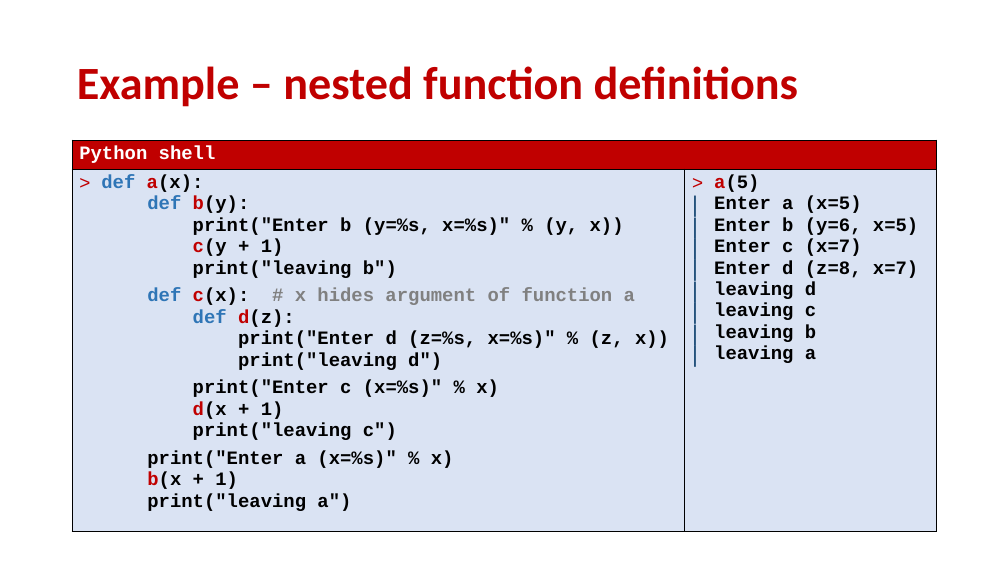
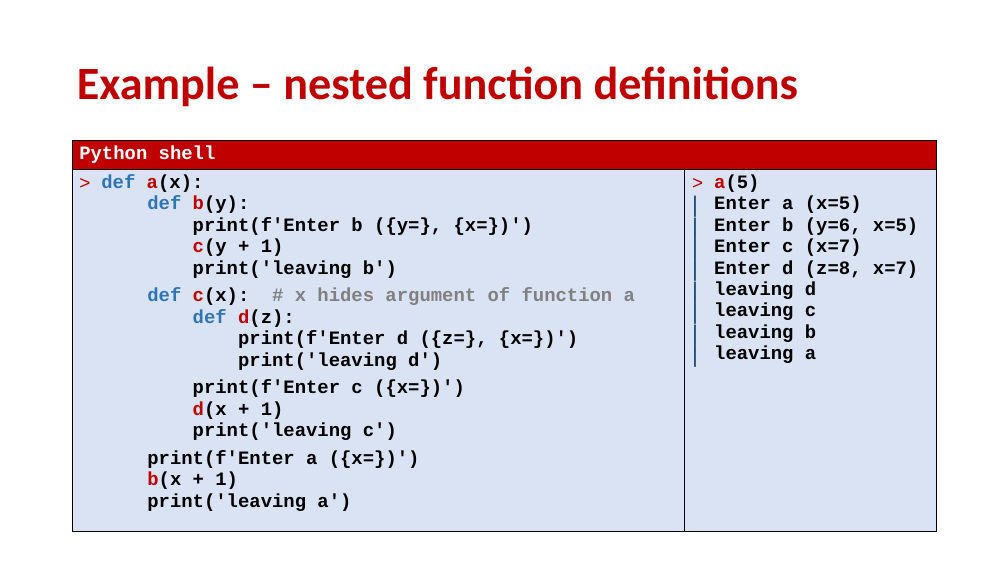
Before and after one commit to gsbrodal/gsbrodal.github.io, a slide deck: slide 25 of ipsa/slides/functions.pptx. Drawn at 1008x567 pixels with LibreOffice and Linux fonts; fonts in the diff are those of the drawing. Boxes give left, top, right and bottom in pixels: in the first picture for what was removed or moved away, otherwise in the second. Text is boxed around its words. In the diff, an @@ line names an element or a change of style, - is before the commit and + after.

Commit message:
update functional slides

```diff
--- a/ipsa/slides/functions.pptx
+++ b/ipsa/slides/functions.pptx
@@ table at (x1=72, y1=140, x2=937, y2=537) @@
@@ row 2, column 1: "def a(x): / def b(y): / print("Enter b (y=%s, x=%s)" % (y, x)) / c(y + 1) / print("leaving b") / def c(x): # x hides argument of function a / def d(z): / print("Enter d (z=%s, x=%s)" % (z, x)) / print("leaving d") / print("Enter c (x=%s)" % x) / d(x + 1) / print("leaving c") / print("Enter a (x=%s)" % x) / b(x + 1) / print("leaving a")" to "def a(x): / def b(y): / print(f'Enter b ({y=}, {x=})') / c(y + 1) / print('leaving b') / def c(x): # x hides argument of function a / def d(z): / print(f'Enter d ({z=}, {x=})') / print('leaving d') / print(f'Enter c ({x=})') / d(x + 1) / print('leaving c') / print(f'Enter a ({x=})') / b(x + 1) / print('leaving a')" @@
```
Also in this commit, not shown: 9 other slides changed, 1 slide added, 2 other files.
